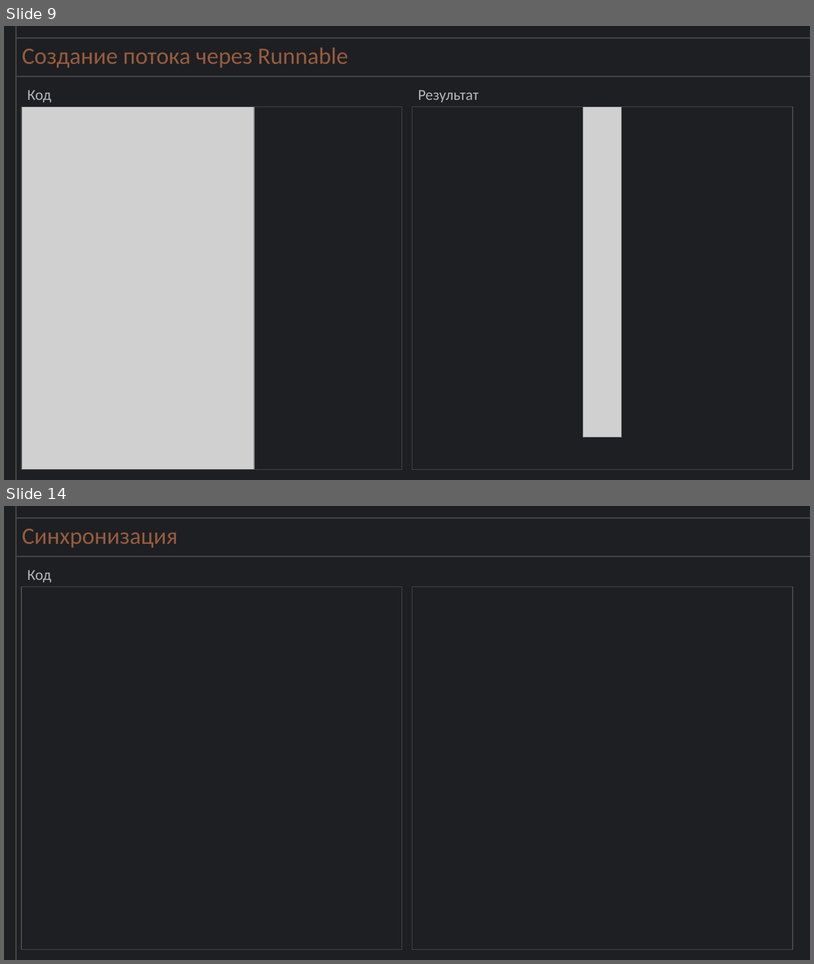
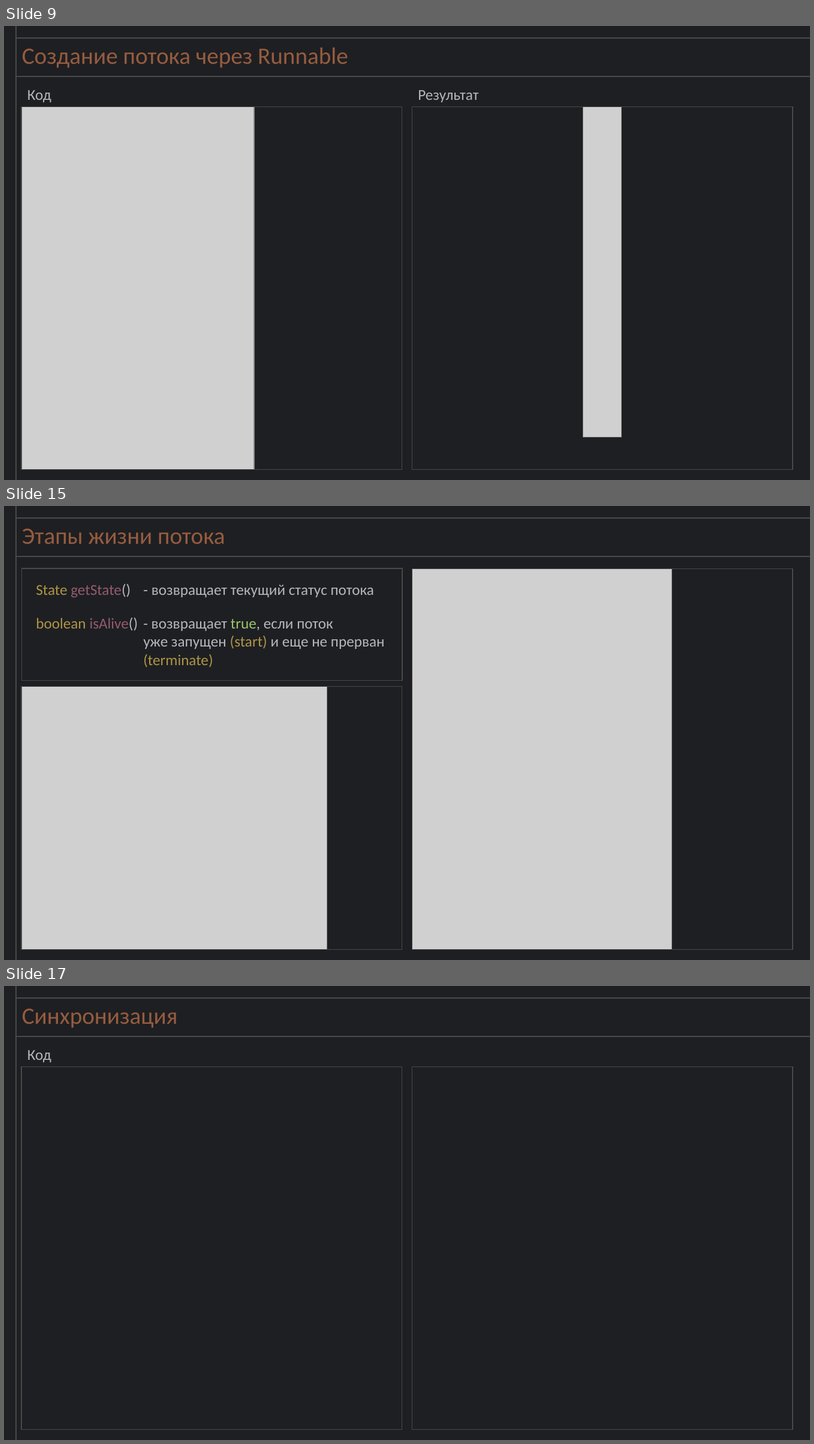
Before and after one commit to niknikitin89/JavaLessonsThreads, a slide deck: Threads/JAVA. Потоки.pptx. Shown one above the other, each under a label of ours: slides 9 and 14 before the commit, slides 9, 15 and 17 after it; the slides between them are not shown. The pictures are 814x964 and 814x1444 pixels, drawn with LibreOffice and Linux fonts; fonts in the diff are those of the drawing; grey boxes stand for pictures. Boxes give left, top, right and bottom in pixels: in the first picture for what was removed or moved away, otherwise in the second. Text is boxed around its words. In the diff, an @@ line names an element or a change of style, - is before the commit and + after.

```diff
--- a/Threads/JAVA. Потоки.pptx
+++ b/Threads/JAVA. Потоки.pptx
@@ slide 15 added at (4,506,810,960), background #1E1F22 @@
@@ line added from (16, 960) to (16, 506), #4A494A 1.75 pt @@
@@ line added from (810, 518) to (16, 518), #4A494A 1.75 pt @@
@@ title added at (22,528,225,544), 28 pt, text #965C3F @@
+Этапы жизни потока
@@ line added from (810, 556) to (16, 556), #4A494A 1.75 pt @@
@@ rectangle added at (21,568,402,680), outline #4A494A 1 pt @@
@@ picture added at (413,568,672,949) @@
@@ rectangle added at (413,568,794,949), outline #4A494A 1 pt @@
@@ group added at (36,584,385,667): 4 texts @@
+State getState()
+- возвращает текущий статус потока
+boolean isAlive()
+- возвращает true, если поток
+уже запущен (start) и еще не прерван
+(terminate)
@@ picture added at (21,686,327,949) @@
@@ rectangle added at (21,686,402,949), outline #4A494A 1 pt @@
@@ what was slide 14 is now slide 17 @@
```
Also in this commit, not shown: 2 slides changed, 3 other slides added, 2 slides removed.
